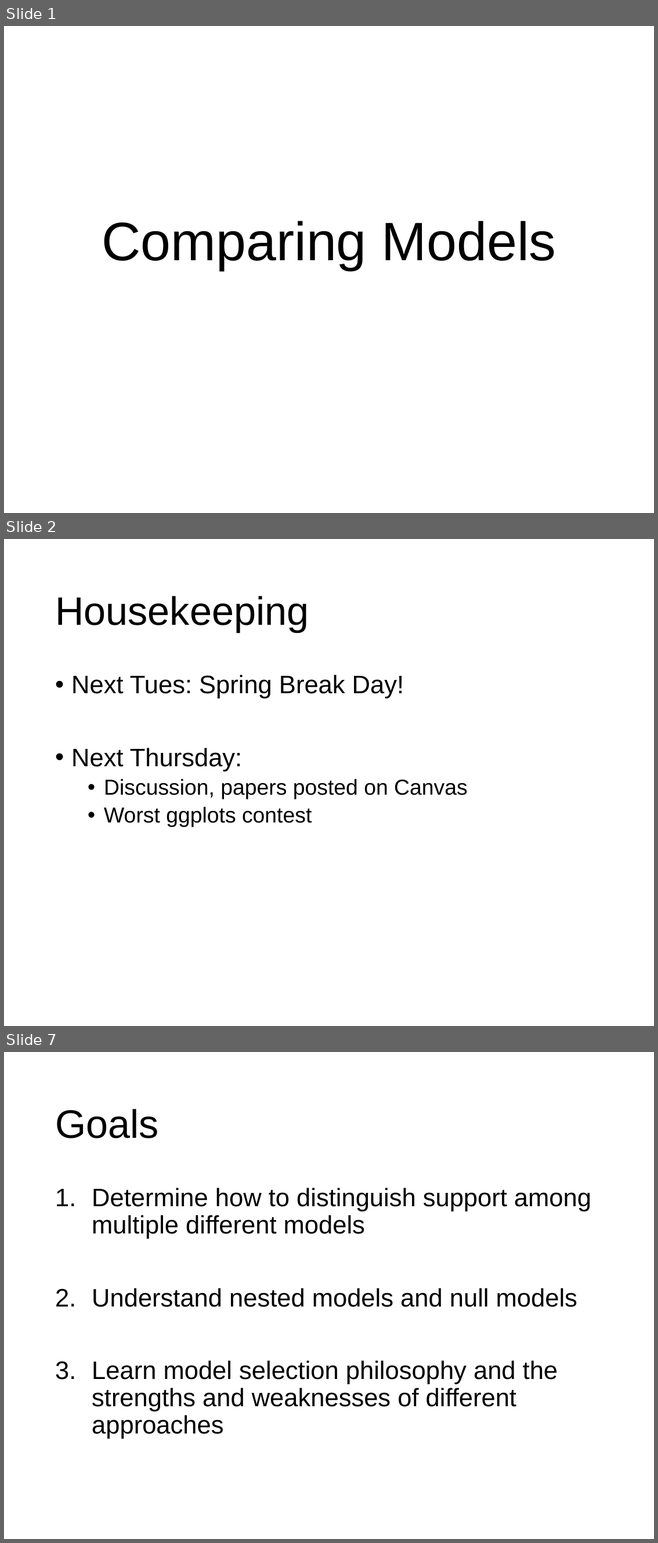
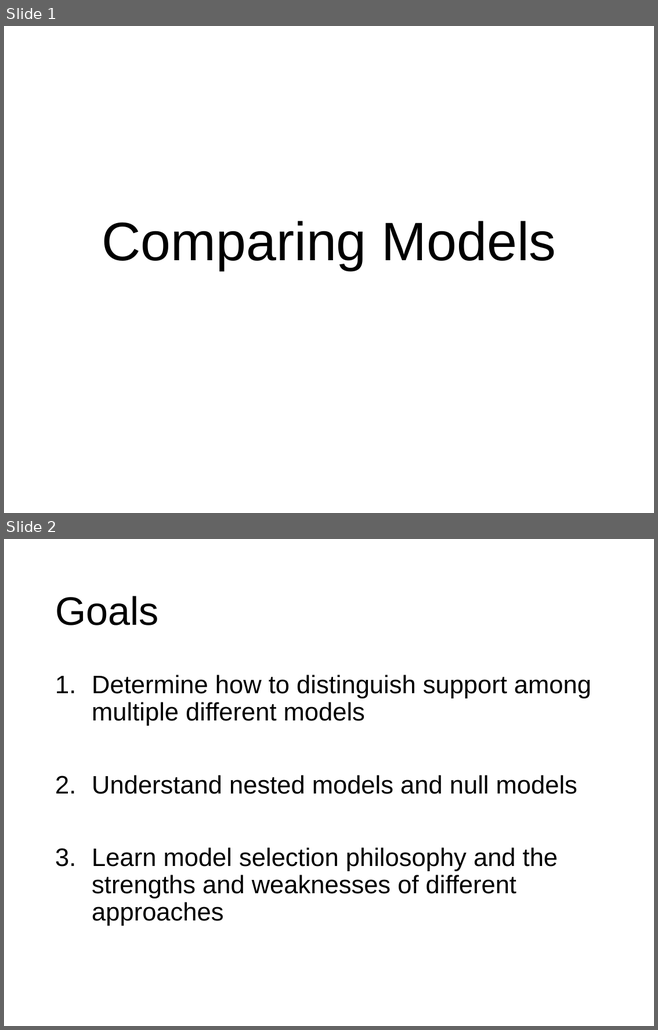
Before and after one commit to VTQuantMethodsEEB/klangwig, a slide deck: lectures/week_11_model_selection/le111_model_selection.pptx. Shown one above the other, each under a label of ours: slides 1, 2 and 7 before the commit, slides 1 and 2 after it; the slides between them are not shown. The pictures are 658x1543 and 658x1030 pixels, drawn with LibreOffice and Linux fonts; fonts in the diff are those of the drawing. Boxes give left, top, right and bottom in pixels: in the first picture for what was removed or moved away, otherwise in the second. Text is boxed around its words. In the diff, an @@ line names an element or a change of style, - is before the commit and + after.

```diff
--- a/lectures/week_11_model_selection/le111_model_selection.pptx
+++ b/lectures/week_11_model_selection/le111_model_selection.pptx
@@ slide 2 removed at (4,539,654,1026), background #FFFFFF @@
@@ title removed at (55,596,308,632) @@
-Housekeeping
@@ text removed at (71,675,467,827) @@
-• Next Tues: Spring Break Day!
-• Next Thursday:
-  • Discussion, papers posted on Canvas
-  • Worst ggplots contest
@@ what was slide 7 is now slide 2 @@
```
Also in this commit, not shown: 1 slide changed, 4 other slides removed, 3 other files.
